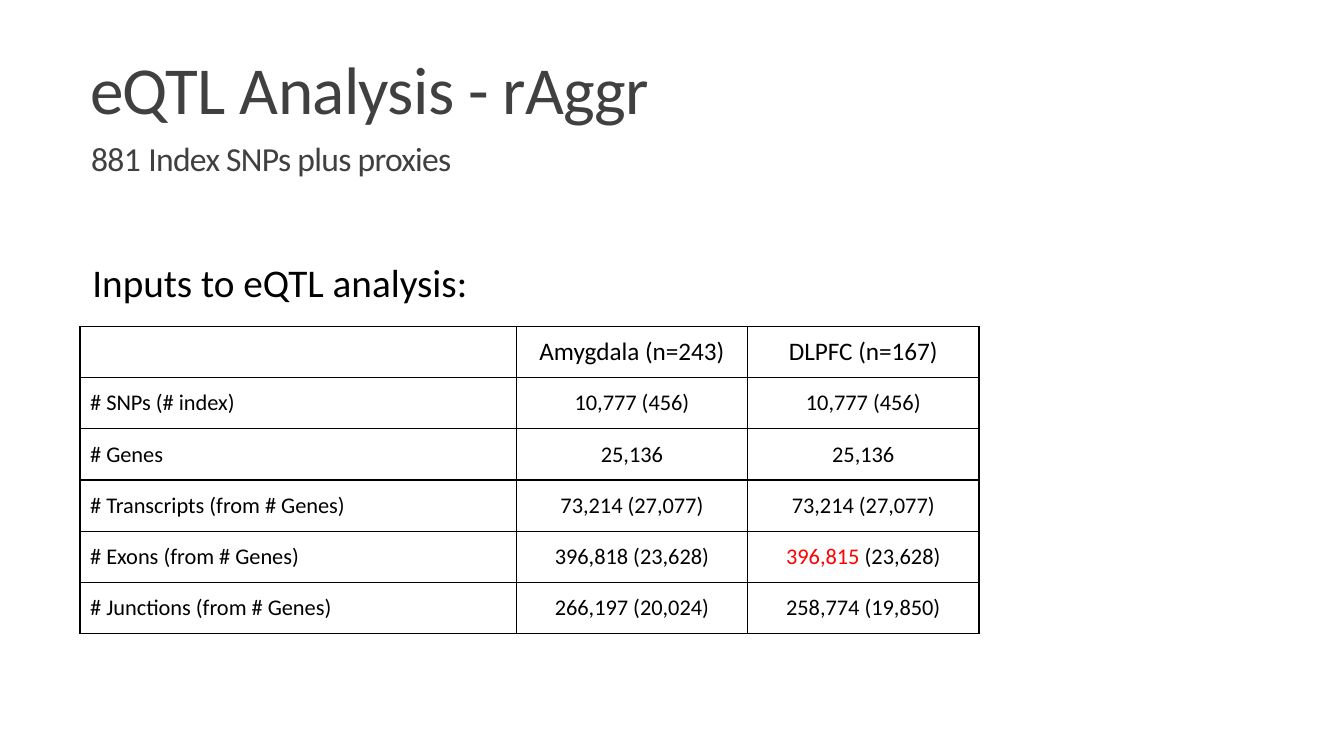
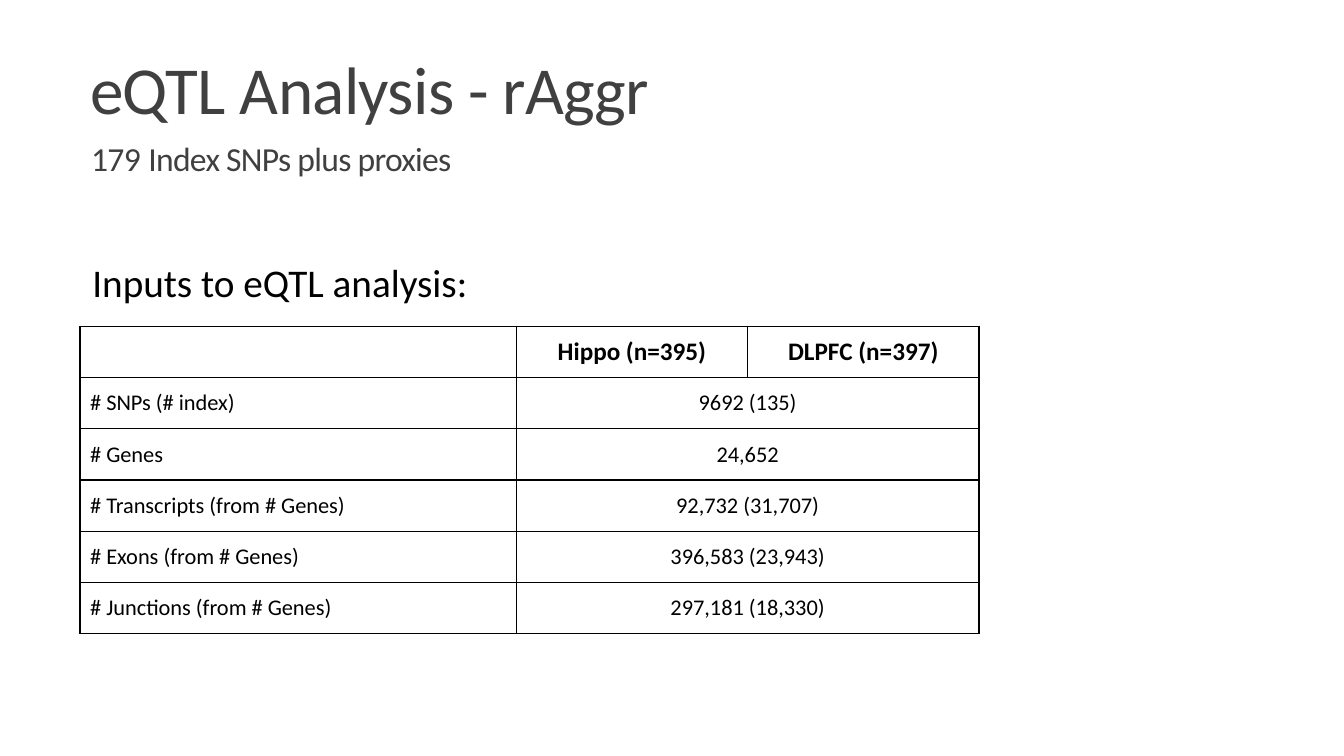
Before and after one commit to LieberInstitute/brainseq_phase2, a slide deck: slide 3 of eQTL_GWAS_riskSNPs/raggr_results_tables.pptx (slide 4 before the commit). Drawn at 1344x756 pixels with LibreOffice and Linux fonts; fonts in the diff are those of the drawing. Boxes give left, top, right and bottom in pixels: in the first picture for what was removed or moved away, otherwise in the second. Text is boxed around its words. In the diff, an @@ line names an element or a change of style, - is before the commit and + after.

```diff
--- a/eQTL_GWAS_riskSNPs/raggr_results_tables.pptx
+++ b/eQTL_GWAS_riskSNPs/raggr_results_tables.pptx
@@ text at (91,147,452,177): text changed @@
-881 Index SNPs plus proxies
+179 Index SNPs plus proxies
@@ table at (80,327,978,634) @@
-row 1, column 2: Amygdala (n=243)
+row 1, column 2: Hippo (n=395)
-row 1, column 3: DLPFC (n=167)
+row 1, column 3: DLPFC (n=397)
-row 2, column 2: 10,777 (456)
+row 2, column 2: 9692 (135)
-row 2, column 3: 10,777 (456)
+row 2, column 3: 
-row 3, column 2: 25,136
+row 3, column 2: 24,652
-row 3, column 3: 25,136
+row 3, column 3: 
-row 4, column 2: 73,214 (27,077)
+row 4, column 2: 92,732 (31,707)
-row 4, column 3: 73,214 (27,077)
+row 4, column 3: 
-row 5, column 2: 396,818 (23,628)
+row 5, column 2: 396,583 (23,943)
-row 5, column 3: 396,815 (23,628)
+row 5, column 3: 
-row 6, column 2: 266,197 (20,024)
+row 6, column 2: 297,181 (18,330)
-row 6, column 3: 258,774 (19,850)
+row 6, column 3: 
```
Also in this commit, not shown: 2 other slides changed, 1 slide removed, 3 other files.
